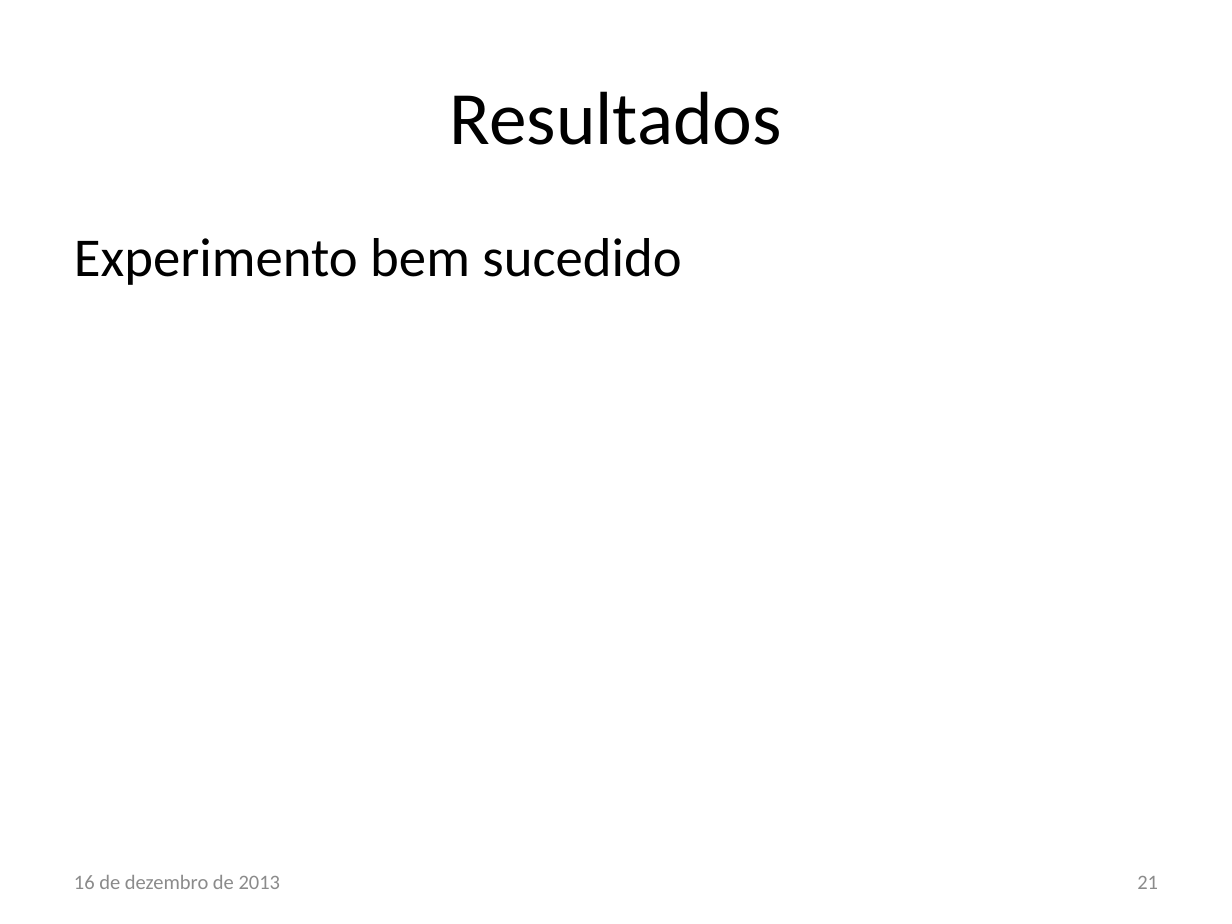
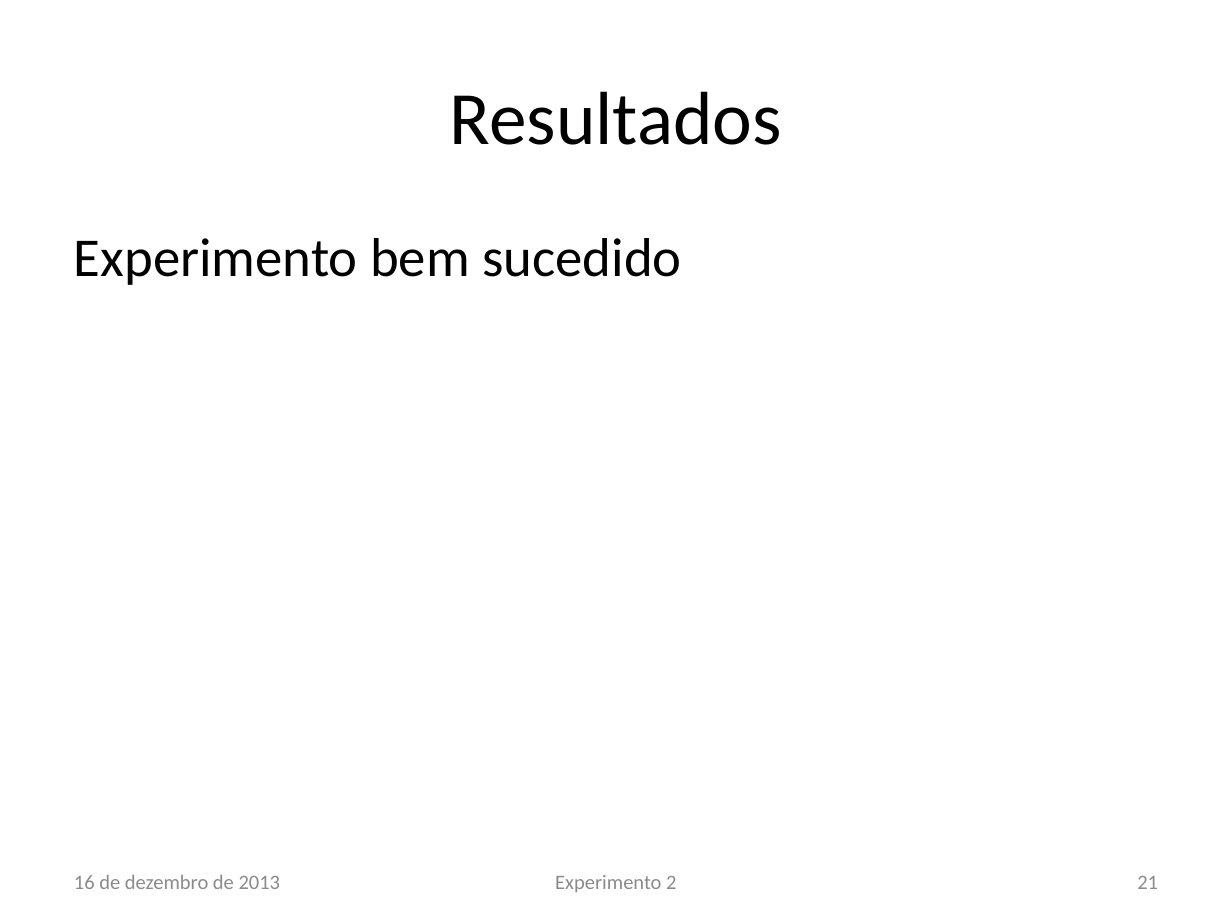
Before and after one commit to lsoliveira459/tg2, a slide deck: slide 21 of Apresentação/Estudo e Implementação de Reconfiguração Dinâmica.pptx. Drawn at 1232x924 pixels with LibreOffice and Linux fonts; fonts in the diff are those of the drawing; background and template pictures are left out. Boxes give left, top, right and bottom in pixels: in the first picture for what was removed or moved away, otherwise in the second. Text is boxed around its words. In the diff, an @@ line names an element or a change of style, - is before the commit and + after.

```diff
--- a/Apresentação/Estudo e Implementação de Reconfiguração Dinâmica.pptx
+++ b/Apresentação/Estudo e Implementação de Reconfiguração Dinâmica.pptx
@@ text added at (555,875,676,892), 12 pt, text #8C8C8C @@
+Experimento 2
```
Also in this commit, not shown: 3 other slides changed, 3 slides added, 4 other files.
